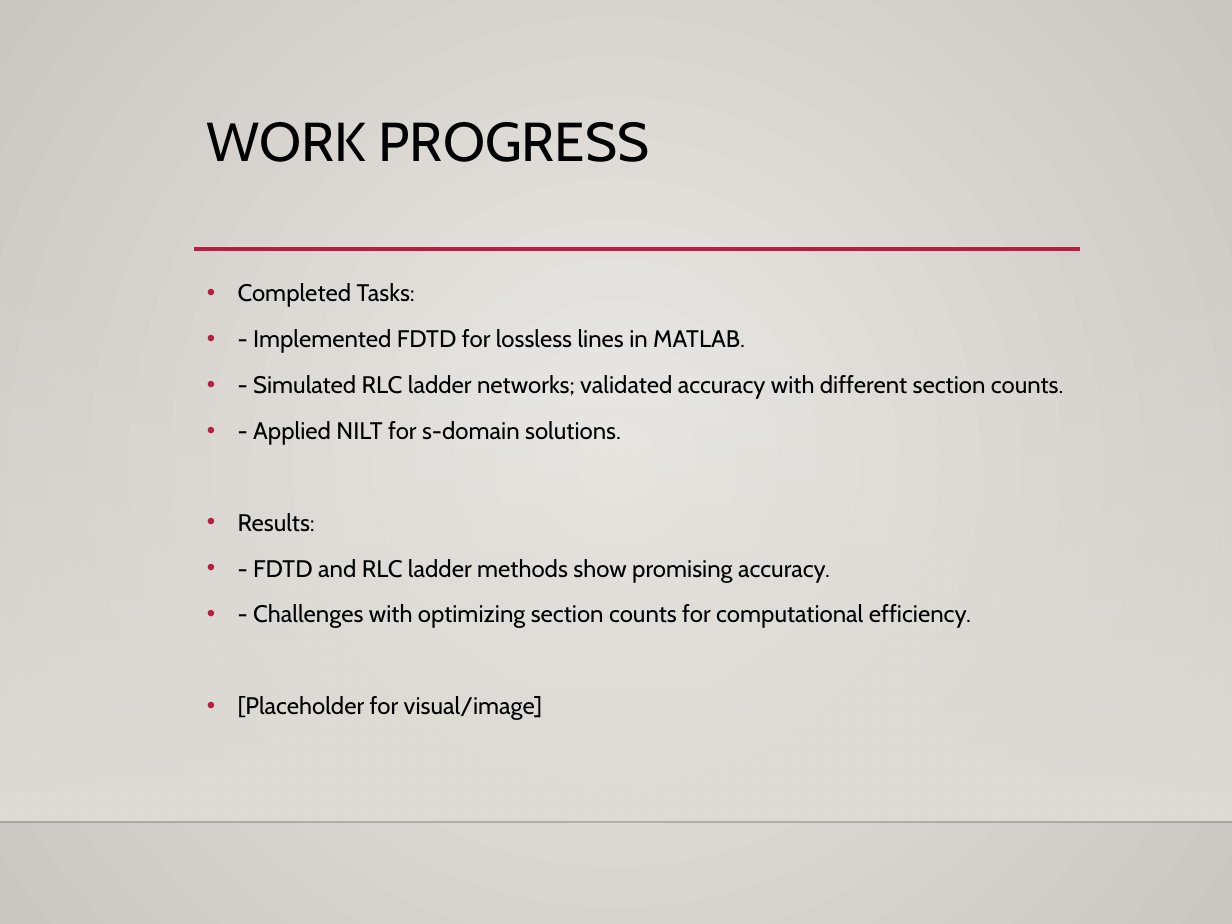
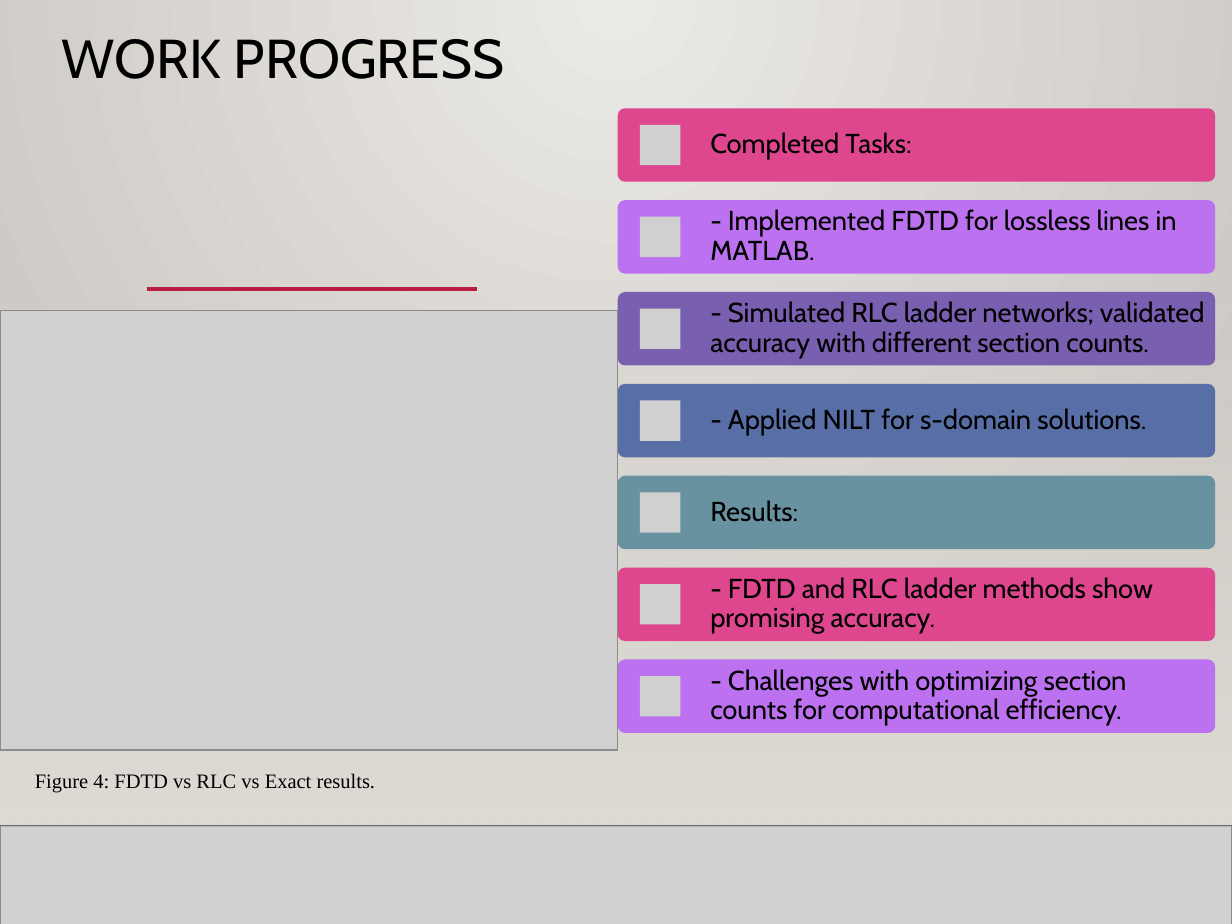
Before and after one commit to mohadmsm/4thyear, a slide deck: slide 4 of 4th/Final_project/status report/MohammedAlshuaili_20106181_Presentation.pptx. Drawn at 1232x924 pixels with LibreOffice and Linux fonts; fonts in the diff are those of the drawing; grey boxes stand for pictures; background and template pictures are left out. Boxes give left, top, right and bottom in pixels: in the first picture for what was removed or moved away, otherwise in the second. Text is boxed around its words. In the diff, an @@ line names an element or a change of style, - is before the commit and + after.

Commit message:
added ppt

```diff
--- a/4th/Final_project/status report/MohammedAlshuaili_20106181_Presentation.pptx
+++ b/4th/Final_project/status report/MohammedAlshuaili_20106181_Presentation.pptx
@@ rectangle added at (0,0,1232,924), fill gradient #ECEAE7 to #CAC7C1 @@
@@ title "WORK PROGRESS": place and size @@
-title "WORK PROGRESS" at (207,122,650,162)
+title "WORK PROGRESS" at (62,39,505,79)
@@ rectangle added at (0,272,1232,825), fill gradient #DFDBD5 @@
@@ line added from (147, 290) to (477, 290), #B71E42 2.5 pt @@
@@ text removed at (238,283,1064,720) @@
-• Completed Tasks:
-• - Implemented FDTD for lossless lines in MATLAB.
-• - Simulated RLC ladder networks; validated accuracy with different section counts.
-• - Applied NILT for s-domain solutions.
-• Results:
-• - FDTD and RLC ladder methods show promising accuracy.
-• - Challenges with optimizing section counts for computational efficiency.
-• [Placeholder for visual/image]
@@ picture added at (0,310,617,750) @@
@@ group added at (617,108,1215,733): 7 rounded rectangles, 7 pictures, 7 texts @@
+Completed Tasks:
+- Implemented FDTD for lossless lines in MATLAB.
+- Simulated RLC ladder networks; validated accuracy with different section counts.
+- Applied NILT for s-domain solutions.
+Results:
+- FDTD and RLC ladder methods show promising accuracy.
+- Challenges with optimizing section counts for computational efficiency.
@@ text added at (35,773,376,793), 12 pt, text #000000 @@
+Figure 4: FDTD vs RLC vs Exact results.
@@ picture added at (0,825,1232,924) @@
@@ line added from (0, 825) to (1232, 825), #000001 1 pt @@
```
Also in this commit, not shown: 4 other slides changed, 2 other files.
